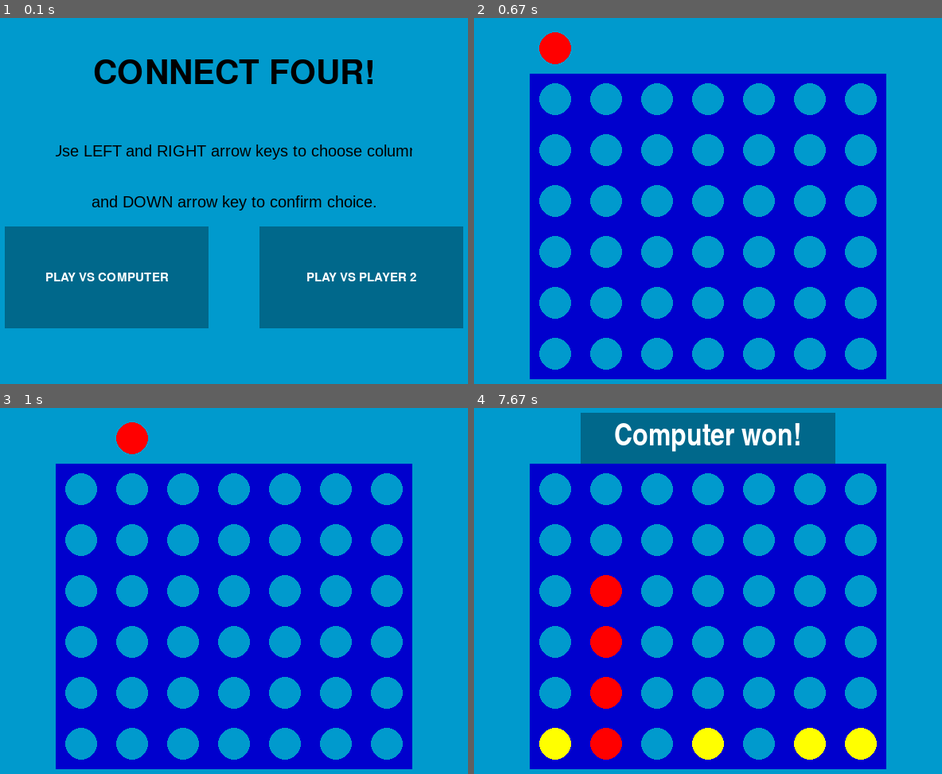
Above: before the commit, frames 1-4 (two rows, left to right).
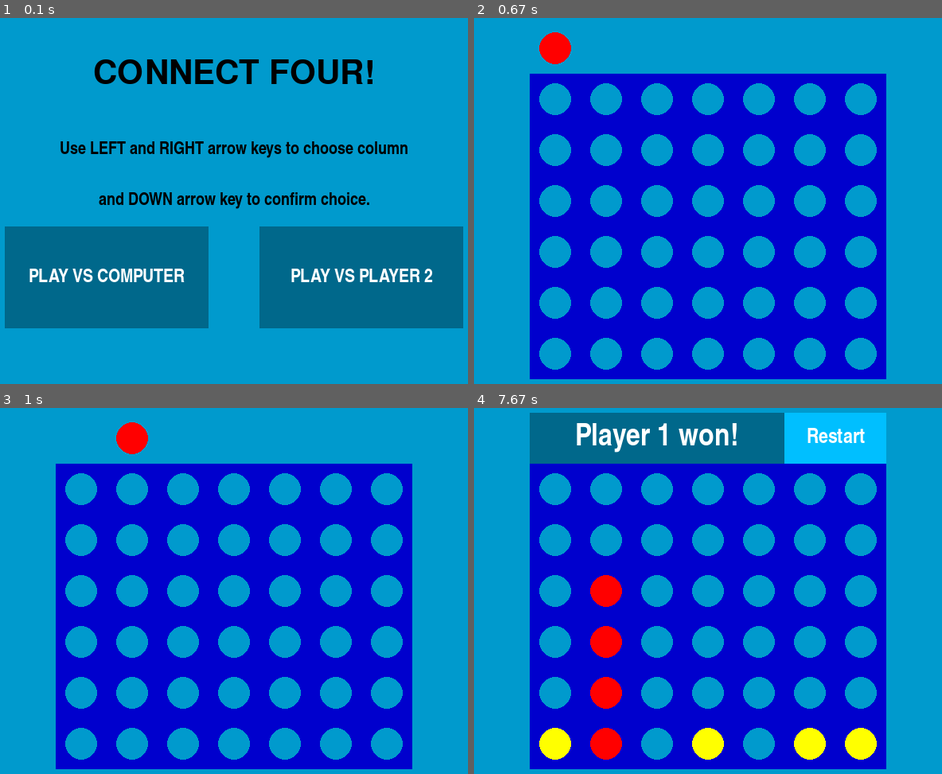
Above: after the commit, the same moments.

Repository: buck272/connect-four-pygame
Game: pygame game, started from main.py
Same seed, same stepped clock (60 frames per second), same inputs: the game is played once before the commit and once after it.
Inputs (mouse positions are in pixels of both pictures, inside the frame that each line leads up to):
- Up to frame 1 (0.1 s): no input
- Up to frame 2 (0.67 s): press the mouse at (581, 277) at 0.37 s; move the mouse to (708, 233) at 0.47 s; release the mouse at (839, 193) at 0.6 s
- Up to frame 3 (1 s): hold Right from 0.67 s (still down); move the mouse to (210, 466) at 0.7 s
- Up to frame 4 (7.67 s): release Right at 1.13 s; hold Right 1.17-1.63 s; hold Left 1.67-2.2 s; hold Down 2.23-2.53 s; hold Left 2.57-2.97 s; hold Right 3-3.63 s; hold Down 3.67-4.03 s; hold Left 4.07-4.53 s; hold Right 4.57-5.03 s; hold Right 5.07-5.53 s; hold Left 5.57-6.1 s; hold Down 6.13-6.43 s; hold Left 6.47-6.87 s; hold Right 6.9-7.53 s; hold Down from 7.57 s (still down)

The runs differ from the first frame. In frame 1, 4.4% of the frame differs, in the area x 6-93%, y 33-73%; in frame 2, nothing differs; in frame 3, nothing differs; in frame 4, 5.9%, in the area x 11-89%, y 1-16%.

Commit message:
Added reset functionality, solved winner label bug

Diff:
--- a/game.py
+++ b/game.py
@@ -6,6 +6,8 @@
         pygame.init()
         self.p1 = player_one
         self.p2 = player_two
+        self.winner = ''
+        self.set_mode = ''
         self.display_surface = pygame.display.set_mode((WINDOW_WIDTH, WINDOW_HEIGHT))
         self.display_surface.fill(BG_COLOR)
         self.window_label = pygame.display.set_caption('CONNECT FOUR!')
@@ -53,14 +55,19 @@
             for i in range(7):
                 if list(array[i, 0:4]) == sample_1 or list(array[i, 1:5]) == sample_1 or list(array[i, 2:]) == sample_1:
                     has_winner = True
+                    self.winner = 'player 1'
                 elif list(array[i, 0:4]) == sample_2 or list(array[i, 1:5]) == sample_2 or list(array[i, 2:]) == sample_2:
                     has_winner = True
+                    self.winner = 'player 2'
 
             # check rows for possible winner
             for i in range(6):
-                if list(array[0:4, i]) == sample_1 or list(array[1:5, i]) == sample_1 or list(array[2:6, i]) == sample_1 or list(array[3:, i]) == sample_1 or \
-                    list(array[0:4, i]) == sample_2 or list(array[1:5, i]) == sample_2 or list(array[2:6, i]) == sample_2 or list(array[3:, i]) == sample_2:
-                    has_winner = True
+                if list(array[0:4, i]) == sample_1 or list(array[1:5, i]) == sample_1 or list(array[2:6, i]) == sample_1 or list(array[3:, i]) == sample_1:
+                    has_winner = True
+                    self.winner = 'player 1'
+                elif list(array[0:4, i]) == sample_2 or list(array[1:5, i]) == sample_2 or list(array[2:6, i]) == sample_2 or list(array[3:, i]) == sample_2:
+                    has_winner = True
+                    self.winner = 'player 2'
 
             # check diagonals for possible winner
             if list(np.diag(array))[0:4] == sample_1 or list(np.diag(array))[1:5] == sample_1 or list(np.diag(array))[2:] == sample_1 or \
@@ -72,6 +79,7 @@
                list(np.diag(flipped_array, k=-1))[0:4] == sample_1 or list(np.diag(flipped_array, k=-1))[1:5] == sample_1  or list(np.diag(flipped_array, k=-1))[2:] == sample_1 or \
                list(np.diag(flipped_array, k=-2))[0:4] == sample_1 or list(np.diag(flipped_array, k=-2))[1:5] == sample_1 or list(np.diag(flipped_array, k=-3)) == sample_1:
                    has_winner = True
+                   self.winner = 'player 1'
             elif list(np.diag(array))[0:4] == sample_2 or list(np.diag(array))[1:5] == sample_2 or list(np.diag(array))[2:] == sample_2 or \
                  list(np.diag(array, k=1))[0:4] == sample_2 or list(np.diag(array, k=1))[1:5] == sample_2 or list(np.diag(array, k=2)) == sample_2 or \
                  list(np.diag(array, k=-1))[0:4] == sample_2 or list(np.diag(array, k=-1))[1:5] == sample_2  or list(np.diag(array, k=-1))[2:] == sample_2 or \
@@ -81,10 +89,10 @@
                  list(np.diag(flipped_array, k=-1))[0:4] == sample_2 or list(np.diag(flipped_array, k=-1))[1:5] == sample_2  or list(np.diag(flipped_array, k=-1))[2:] == sample_2 or \
                  list(np.diag(flipped_array, k=-2))[0:4] == sample_2 or list(np.diag(flipped_array, k=-2))[1:5] == sample_2 or list(np.diag(flipped_array, k=-3)) == sample_2:
                     has_winner = True
+                    self.winner = 'player 2'
         return has_winner
 
     def intro(self):
-        set_mode = ''
         intro = True
         while intro:
             # intro text object
@@ -92,17 +100,17 @@
             self.display_surface.blit(intro_text.render(), (CELL_WIDTH, CELL_HEIGHT))
 
             # instruction text object
-            instructions_line_one = Text(CELL_WIDTH * 7, CELL_HEIGHT, BG_COLOR, "Use LEFT and RIGHT arrow keys to choose column", "black", "Arial", 20)
+            instructions_line_one = Text(CELL_WIDTH * 7, CELL_HEIGHT, BG_COLOR, "Use LEFT and RIGHT arrow keys to choose column", "black", "Impact", 20)
             self.display_surface.blit(instructions_line_one.render(), (CELL_WIDTH * 2, CELL_HEIGHT * 3))
-            instructions_line_two = Text(CELL_WIDTH * 7, CELL_HEIGHT, BG_COLOR, "and DOWN arrow key to confirm choice.", "black", "Arial", 20)
+            instructions_line_two = Text(CELL_WIDTH * 7, CELL_HEIGHT, BG_COLOR, "and DOWN arrow key to confirm choice.", "black", "Impact", 20)
             self.display_surface.blit(instructions_line_two.render(), (CELL_WIDTH * 2, CELL_HEIGHT * 4))
 
             # play vs computer button object
-            vs_computer_btn = Button(CELL_WIDTH * 4, CELL_HEIGHT * 2, "deepskyblue4", "PLAY VS COMPUTER", "white", "Prequel Demo Shadow Italic", 22)
+            vs_computer_btn = Button(CELL_WIDTH * 4, CELL_HEIGHT * 2, "deepskyblue4", "PLAY VS COMPUTER", "white", "Impact", 22)
             self.display_surface.blit(vs_computer_btn.render(), (CELL_WIDTH, CELL_HEIGHT * 5))
 
             # play vs player 2 button object
-            vs_player_btn = Button(CELL_WIDTH * 4, CELL_HEIGHT * 2, "deepskyblue4", "PLAY VS PLAYER 2", "white", "Prequel Demo Shadow Italic", 22)
+            vs_player_btn = Button(CELL_WIDTH * 4, CELL_HEIGHT * 2, "deepskyblue4", "PLAY VS PLAYER 2", "white", "Impact", 22)
             self.display_surface.blit(vs_player_btn.render(), (CELL_WIDTH * 6, CELL_HEIGHT * 5))
 
             for event in pygame.event.get():
@@ -123,34 +131,27 @@
             if pygame.mouse.get_pressed()[0]:
                 x, y = pygame.mouse.get_pos()
                 if (x >= CELL_WIDTH and x <= CELL_WIDTH * 5) and (y >= CELL_HEIGHT * 5 and y <= CELL_HEIGHT * 7):
-                    set_mode = "vs_computer"
+                    self.set_mode = "vs_computer"
                     intro = False
                 elif (x >= CELL_WIDTH * 6 and x <= CELL_WIDTH * 10) and (y >= CELL_HEIGHT * 5 and y <= CELL_HEIGHT * 7):
-                    set_mode = "vs_player"
+                    self.set_mode = "vs_player"
                     intro = False
 
             pygame.display.update()
             self.clock.tick(FRAMERATE)
-        return set_mode
-
-    def run(self, set_mode):
+
+    def run(self):
         # mode set to 2 players
-        if set_mode == 'vs_player':
+        if self.set_mode == 'vs_player':
             i = 0
             player = 1
             column = 0
-            self.winner = ""
             while True:
                 self.display_surface.fill(BG_COLOR)
                 self.draw_board()
                 self.draw_coin()
                 if self.has_winner():
-                    if player == 1:
-                        self.winner = "player 2"
-                        break
-                    elif player == -1:
-                        self.winner = "player 1"
-                        break
+                    break
                 if player == 1:
                     self.display_surface.blit(self.p1.coin.render(), COLUMNS_CHOICE[i])
                 elif player == -1:
@@ -182,22 +183,16 @@
                 pygame.display.update()
                 self.clock.tick(FRAMERATE)
 
-        if set_mode == 'vs_computer':
+        if self.set_mode == 'vs_computer':
             i = 0
             player = 1
             column = 0
-            self.winner = ""
             while True:
                 self.display_surface.fill(BG_COLOR)
                 self.draw_board()
                 self.draw_coin()
                 if self.has_winner():
-                    if player == 1:
-                        self.winner = "computer"
-                        break
-                    elif player == -1:
-                        self.winner = "player 1"
-                        break
+                    break
                 if player == 1:
                     self.display_surface.blit(self.p1.coin.render(), COLUMNS_CHOICE[i])
                 elif player == -1:
@@ -236,22 +231,39 @@
                 self.clock.tick(FRAMERATE)
 
     def winner_screen(self):
-        while True:
+        restart = False
+        winner_screen = True
+        while winner_screen:
             winner_text = Text(CELL_WIDTH * 5, CELL_HEIGHT * 1, "deepskyblue4", "", "white", "Impact", 36)
             if self.winner == "player 1":
                 winner_text.text = "Player 1 won!"
-                self.display_surface.blit(winner_text.render(), (CELL_WIDTH * 3, CELL_HEIGHT * 1))
-            elif self.winner == "player 2":
+                self.display_surface.blit(winner_text.render(), (CELL_WIDTH * 2, CELL_HEIGHT * 1))
+            elif self.winner == "player 2" and self.set_mode == "vs_player":
                 winner_text.text = "Player 2 won!"
-                self.display_surface.blit(winner_text.render(), (CELL_WIDTH * 3, CELL_HEIGHT * 1))
-            elif self.winner == "computer":
+                self.display_surface.blit(winner_text.render(), (CELL_WIDTH * 2, CELL_HEIGHT * 1))
+            elif self.winner == "player 2" and self.set_mode == "vs_computer":
                 winner_text.text = "Computer won!"
-                self.display_surface.blit(winner_text.render(), (CELL_WIDTH * 3, CELL_HEIGHT * 1))
+                self.display_surface.blit(winner_text.render(), (CELL_WIDTH * 2, CELL_HEIGHT * 1))
+
+            restart_button = Button(CELL_WIDTH * 2, CELL_HEIGHT, "deepskyblue1", "Restart", "white", "Impact", 24)
+            self.display_surface.blit(restart_button.render(), (CELL_WIDTH * 7, CELL_HEIGHT))
+
+            x, y = pygame.mouse.get_pos()
+            if (x >= CELL_WIDTH * 7 and x <= CELL_WIDTH *9) and (y >= CELL_HEIGHT and y <= CELL_HEIGHT * 2):
+                restart_button.btn_color = "green3"
+                self.display_surface.blit(restart_button.render(), (CELL_WIDTH * 7, CELL_HEIGHT))
 
             for event in pygame.event.get():
                 if event.type == pygame.QUIT:
                     pygame.quit()
                     sys.exit()
 
+            if pygame.mouse.get_pressed()[0]:
+                x, y = pygame.mouse.get_pos()
+                if (x >= CELL_WIDTH * 7 and x <= CELL_WIDTH *9) and (y >= CELL_HEIGHT and y <= CELL_HEIGHT * 2):
+                    restart = True
+                    winner_screen = False
+
             pygame.display.update()
             self.clock.tick(FRAMERATE)
+        return restart
--- a/main.py
+++ b/main.py
@@ -5,11 +5,13 @@
 
 # running the game
 if __name__ == '__main__':
+    # initializing standard objects
     coin_one = Coin(COIN_COLOR_ONE)
     coin_two = Coin(COIN_COLOR_TWO)
     player_one = Player(coin_one)
     player_two = Player(coin_two)
     game = Game(player_one, player_two)
-    set_mode = game.intro()
-    game.run(set_mode)
+
+    game.intro()
+    game.run()
     game.winner_screen()
--- a/settings.py
+++ b/settings.py
@@ -75,3 +75,15 @@
         text_surface.center = (self.width / 2, self.height / 2)
         text_block.blit(text, text_surface)
         return text_block
+
+def reset():
+    # set columns choice section default coordinates
+    COLUMNS_CHOICE = []
+    for i in range(2, 9):
+        COLUMNS_CHOICE.append((CELL_WIDTH * i, CELL_HEIGHT))
+
+    # set default board
+    GAME_BOARD = [[] for i in range(7)]
+
+    # set default check for winner board
+    WINNER_BOARD = [[" " for i in range(6)] for i in range(7)]
Not shown, changed: docs/Layout.xlsx
